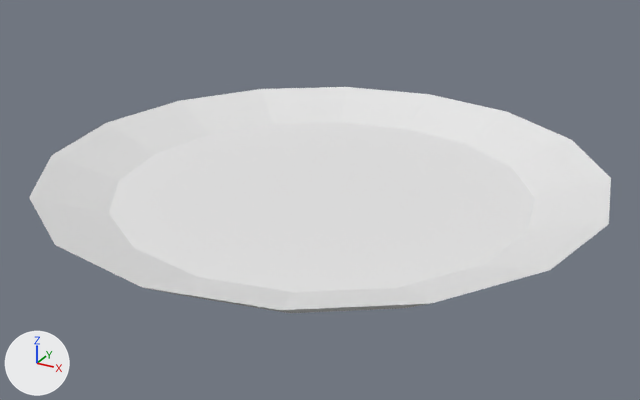
Two versions of the Blender file godot/models/Props/Plate.blend, one commit apart.
Before and after are seen from a 50 mm lens placed at (0.336, -0.615, 0.302), pointed at (0.001, -0.007, -0.002). The axes (+X, +Y, +Z) are drawn at lower left. The lights are the same throughout.

The first picture shows 'Plate'.
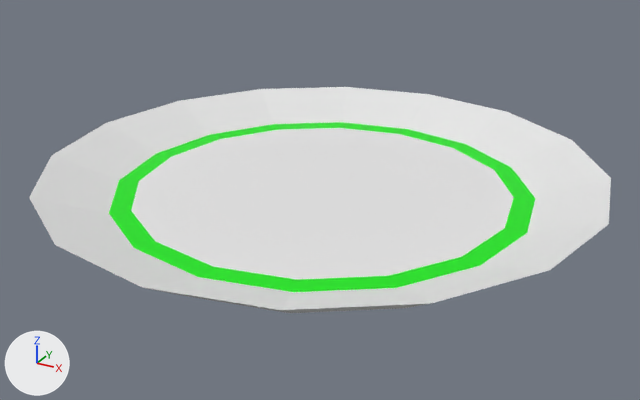
Where the change shows, as pixel boxes [x1, y1, x2, y2] in the pictures (640 x 400 px):
part 1 of me_circle, recoloured (white to green)
    both: [109, 122, 535, 292]

What the commit changed:
Material 'Ring' (mat_ring) is new.
Its base color is (0.000828, 0.8, 0.0) (green #03e700).
Material 'Plate' (mat_plate) is new.
Its base color is (0.8, 0.8, 0.8) (white #e7e7e7).
me_circle has 80 vertices, 66 faces and spans x -0.238..0.238, y -0.238..0.238, z 0.0..0.026.
me_circle is used by ob_plate; location (0.0, 0.0, 0.0).
me_circle part 1: 16 of the faces centred in x -0.164..0.164, y -0.164..0.164, z 0.005 switch from no material to mat_ring (green #03e700).
me_circle now uses material mat_plate (white #e7e7e7).
